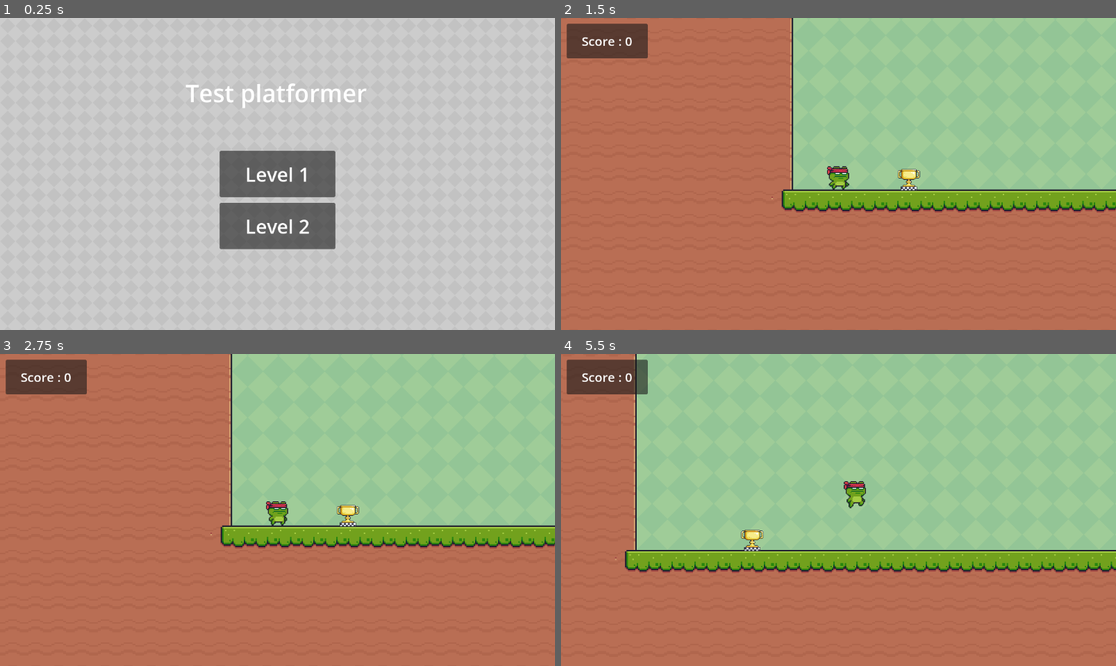
Above: before the commit, frames 1-4 (two rows, left to right).
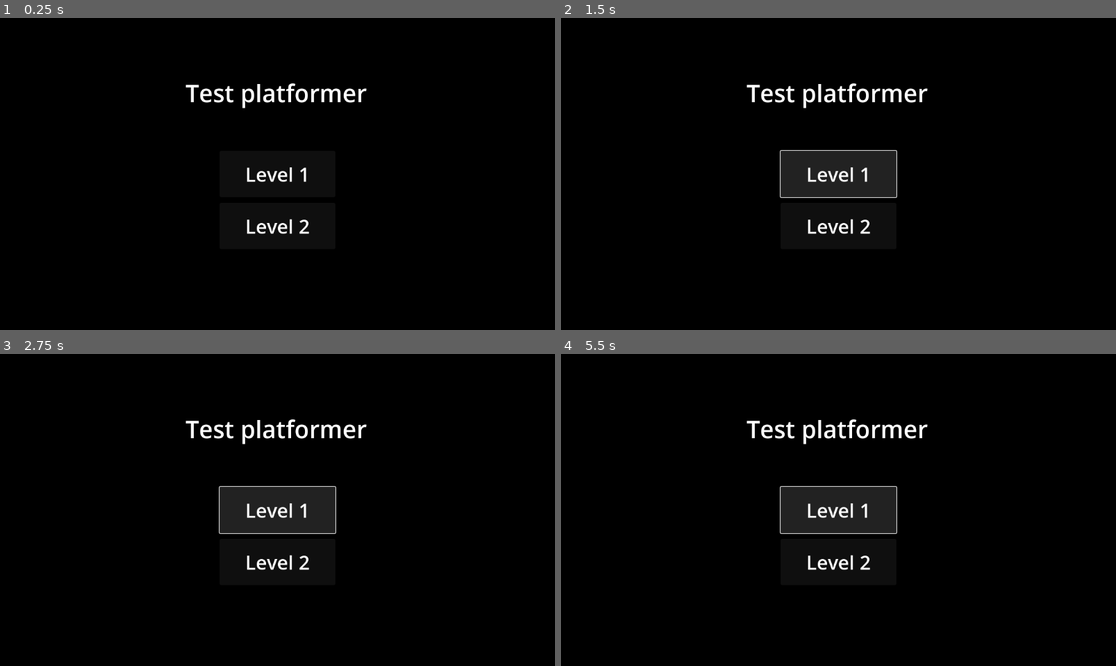
Above: after the commit, the same moments.

Repository: demarbre1u/godot-platformer
Game: Godot game, scene res://scenes/main_menu.tscn
Two runs of this game, one before a commit and one after it. Both use one fixed random seed, a clock stepped at 60 frames per second and the inputs below.
Inputs (mouse positions are in pixels of both pictures, inside the frame that each line leads up to):
- Up to frame 1 (0.25 s): no input
- Up to frame 2 (1.5 s): click "Level 2" at 0.5 s; click (838, 174) at 1.25 s, where only the run after the commit has a clickable "Level 1"
- Up to frame 3 (2.75 s): click (277, 510) at 2 s, where only the run after the commit has a clickable "Level 1"
- Up to frame 4 (5.5 s): tap Enter at 2.75 s; hold Right (ui_right) 2.78-4.28 s; tap Up (ui_up) at 3.02, 3.77, 5.27 s; hold Left (ui_left) 4.28-5.03 s; hold Right (ui_right) from 5.03 s (still down)

The runs differ from the first frame. In frame 1, 99% of the frame differs, in the area x 0-100%, y 0-100%; in frame 2, 100%; in frame 3, 100%; in frame 4, 100%.

Commit message:
Reorganizing files

Diff:
--- a/scenes/checkpoint.tscn
+++ b/scenes/checkpoint.tscn
@@ -1,7 +1,7 @@
 [gd_scene load_steps=4 format=3 uid="uid://bgaary4smb8us"]
 
 [ext_resource type="Script" path="res://scenes/checkpoint.gd" id="1_8p1fa"]
-[ext_resource type="Texture2D" uid="uid://cihf7unpn733o" path="res://End (Idle).png" id="1_jlie7"]
+[ext_resource type="Texture2D" uid="uid://cihf7unpn733o" path="res://assets/sprites/End (Idle).png" id="1_jlie7"]
 
 [sub_resource type="RectangleShape2D" id="RectangleShape2D_8u1dc"]
 size = Vector2(48, 48)
--- a/scenes/cherry.tscn
+++ b/scenes/cherry.tscn
@@ -1,6 +1,6 @@
 [gd_scene load_steps=22 format=3 uid="uid://bkoefem5iaut6"]
 
-[ext_resource type="Texture2D" uid="uid://dx6kw8y46ovau" path="res://Cherries.png" id="1_sxxn3"]
+[ext_resource type="Texture2D" uid="uid://dx6kw8y46ovau" path="res://assets/sprites/Cherries.png" id="1_sxxn3"]
 [ext_resource type="Script" path="res://scenes/cherry.gd" id="1_tlgkv"]
 
 [sub_resource type="AtlasTexture" id="AtlasTexture_ro84h"]
--- a/scenes/level_1.tscn
+++ b/scenes/level_1.tscn
@@ -1,8 +1,8 @@
 [gd_scene load_steps=10 format=3 uid="uid://duk7x2bl4h0ih"]
 
 [ext_resource type="Script" path="res://game_manager.gd" id="1_geufm"]
-[ext_resource type="Texture2D" uid="uid://du52lhxun4xgt" path="res://Green.png" id="2_icsqh"]
-[ext_resource type="Texture2D" uid="uid://buxw27yoducgp" path="res://Terrain (16x16).png" id="3_e3v2r"]
+[ext_resource type="Texture2D" uid="uid://du52lhxun4xgt" path="res://assets/backgrounds/Green.png" id="2_icsqh"]
+[ext_resource type="Texture2D" uid="uid://buxw27yoducgp" path="res://assets/tiles/Terrain (16x16).png" id="3_e3v2r"]
 [ext_resource type="PackedScene" uid="uid://btl87gca3ux3t" path="res://scenes/player.tscn" id="4_ox1uv"]
 [ext_resource type="PackedScene" uid="uid://bkoefem5iaut6" path="res://scenes/cherry.tscn" id="5_bsd8v"]
 [ext_resource type="PackedScene" uid="uid://bgaary4smb8us" path="res://scenes/checkpoint.tscn" id="6_lclgc"]
--- a/scenes/level_2.tscn
+++ b/scenes/level_2.tscn
@@ -1,8 +1,8 @@
 [gd_scene load_steps=9 format=3 uid="uid://j6mwvki7xu6o"]
 
 [ext_resource type="Script" path="res://game_manager.gd" id="1_qccqy"]
-[ext_resource type="Texture2D" uid="uid://du52lhxun4xgt" path="res://Green.png" id="2_uy6q1"]
-[ext_resource type="Texture2D" uid="uid://buxw27yoducgp" path="res://Terrain (16x16).png" id="3_eb6mr"]
+[ext_resource type="Texture2D" uid="uid://du52lhxun4xgt" path="res://assets/backgrounds/Green.png" id="2_uy6q1"]
+[ext_resource type="Texture2D" uid="uid://buxw27yoducgp" path="res://assets/tiles/Terrain (16x16).png" id="3_eb6mr"]
 [ext_resource type="PackedScene" uid="uid://btl87gca3ux3t" path="res://scenes/player.tscn" id="4_pefan"]
 [ext_resource type="PackedScene" uid="uid://bgaary4smb8us" path="res://scenes/checkpoint.tscn" id="6_on86v"]
 [ext_resource type="PackedScene" uid="uid://dqnqyocrdyv4n" path="res://scenes/main_menu.tscn" id="6_qlyb4"]
--- a/scenes/main_menu.tscn
+++ b/scenes/main_menu.tscn
@@ -1,7 +1,7 @@
 [gd_scene load_steps=3 format=3 uid="uid://dqnqyocrdyv4n"]
 
 [ext_resource type="Script" path="res://scenes/main_menu.gd" id="1_ik6td"]
-[ext_resource type="Texture2D" uid="uid://b3uoa0ocmnil7" path="res://Gray.png" id="1_s1c2j"]
+[ext_resource type="Texture2D" uid="uid://b3uoa0ocmnil7" path="res://assets/backgrounds/Gray.png" id="2_5cxlv"]
 
 [node name="MainMenu" type="Node"]
 script = ExtResource("1_ik6td")
@@ -13,7 +13,7 @@
 anchor_bottom = 1.0
 grow_horizontal = 2
 grow_vertical = 2
-texture = ExtResource("1_s1c2j")
+texture = ExtResource("2_5cxlv")
 stretch_mode = 1
 
 [node name="UI" type="Node" parent="."]
--- a/scenes/player.tscn
+++ b/scenes/player.tscn
@@ -1,56 +1,56 @@
 [gd_scene load_steps=31 format=3 uid="uid://btl87gca3ux3t"]
 
-[ext_resource type="Texture2D" uid="uid://baruvqe07p5iy" path="res://Jump (32x32).png" id="1_0xj2i"]
 [ext_resource type="Script" path="res://scenes/player.gd" id="1_ggi80"]
-[ext_resource type="Texture2D" uid="uid://04ifik6gx68c" path="res://Idle (32x32).png" id="2_1ub63"]
-[ext_resource type="Texture2D" uid="uid://dhp2cq6tb3qpf" path="res://Run (32x32).png" id="4_p6ni5"]
+[ext_resource type="Texture2D" uid="uid://04ifik6gx68c" path="res://assets/sprites/Idle (32x32).png" id="2_5r7rt"]
+[ext_resource type="Texture2D" uid="uid://baruvqe07p5iy" path="res://assets/sprites/Jump (32x32).png" id="3_c6tgm"]
+[ext_resource type="Texture2D" uid="uid://dhp2cq6tb3qpf" path="res://assets/sprites/Run (32x32).png" id="4_p6ni5"]
 
 [sub_resource type="AtlasTexture" id="AtlasTexture_k1r0y"]
-atlas = ExtResource("2_1ub63")
+atlas = ExtResource("2_5r7rt")
 region = Rect2(0, 0, 32, 32)
 
 [sub_resource type="AtlasTexture" id="AtlasTexture_oq0xh"]
-atlas = ExtResource("2_1ub63")
+atlas = ExtResource("2_5r7rt")
 region = Rect2(32, 0, 32, 32)
 
 [sub_resource type="AtlasTexture" id="AtlasTexture_tdj5n"]
-atlas = ExtResource("2_1ub63")
+atlas = ExtResource("2_5r7rt")
 region = Rect2(64, 0, 32, 32)
 
 [sub_resource type="AtlasTexture" id="AtlasTexture_p80eh"]
-atlas = ExtResource("2_1ub63")
+atlas = ExtResource("2_5r7rt")
 region = Rect2(96, 0, 32, 32)
 
 [sub_resource type="AtlasTexture" id="AtlasTexture_7awp0"]
-atlas = ExtResource("2_1ub63")
+atlas = ExtResource("2_5r7rt")
 region = Rect2(128, 0, 32, 32)
 
 [sub_resource type="AtlasTexture" id="AtlasTexture_vir2s"]
-atlas = ExtResource("2_1ub63")
+atlas = ExtResource("2_5r7rt")
 region = Rect2(160, 0, 32, 32)
 
 [sub_resource type="AtlasTexture" id="AtlasTexture_frsac"]
-atlas = ExtResource("2_1ub63")
+atlas = ExtResource("2_5r7rt")
 region = Rect2(192, 0, 32, 32)
 
 [sub_resource type="AtlasTexture" id="AtlasTexture_h0fi8"]
-atlas = ExtResource("2_1ub63")
+atlas = ExtResource("2_5r7rt")
 region = Rect2(224, 0, 32, 32)
 
 [sub_resource type="AtlasTexture" id="AtlasTexture_2bdhs"]
-atlas = ExtResource("2_1ub63")
+atlas = ExtResource("2_5r7rt")
 region = Rect2(256, 0, 32, 32)
 
 [sub_resource type="AtlasTexture" id="AtlasTexture_qd10f"]
-atlas = ExtResource("2_1ub63")
+atlas = ExtResource("2_5r7rt")
 region = Rect2(288, 0, 32, 32)
 
 [sub_resource type="AtlasTexture" id="AtlasTexture_wl02g"]
-atlas = ExtResource("2_1ub63")
+atlas = ExtResource("2_5r7rt")
 region = Rect2(320, 0, 32, 32)
 
 [sub_resource type="AtlasTexture" id="AtlasTexture_amkjv"]
-atlas = ExtResource("1_0xj2i")
+atlas = ExtResource("3_c6tgm")
 region = Rect2(0, 0, 32, 32)
 
 [sub_resource type="AtlasTexture" id="AtlasTexture_gak5r"]
Binary file removed: Cherries.png
Not shown, removed: Cherries.png.import
Binary file removed: End (Idle).png
Not shown, removed: End (Idle).png.import
Binary file removed: Gray.png
Not shown, removed: Gray.png.import
Binary file removed: Green.png
Not shown, removed: Green.png.import
Binary file removed: Idle (32x32).png
Not shown, removed: Idle (32x32).png.import
Binary file removed: Jump (32x32).png
Not shown, removed: Jump (32x32).png.import
(and 4 more such lines)
